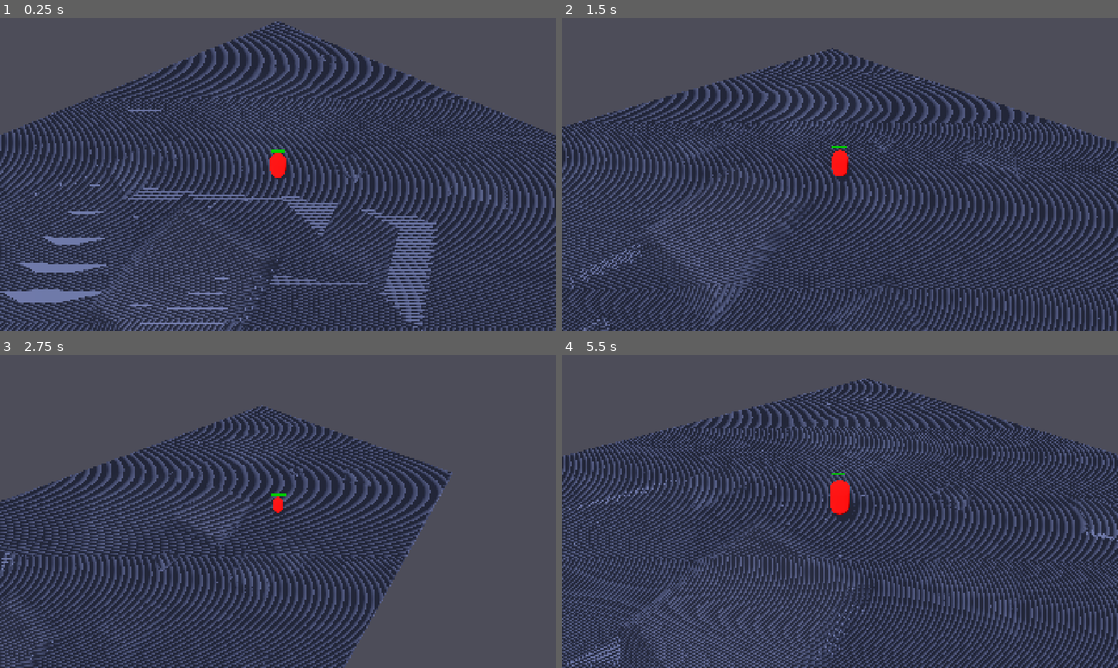
Above: before the commit, frames 1-4 (two rows, left to right).
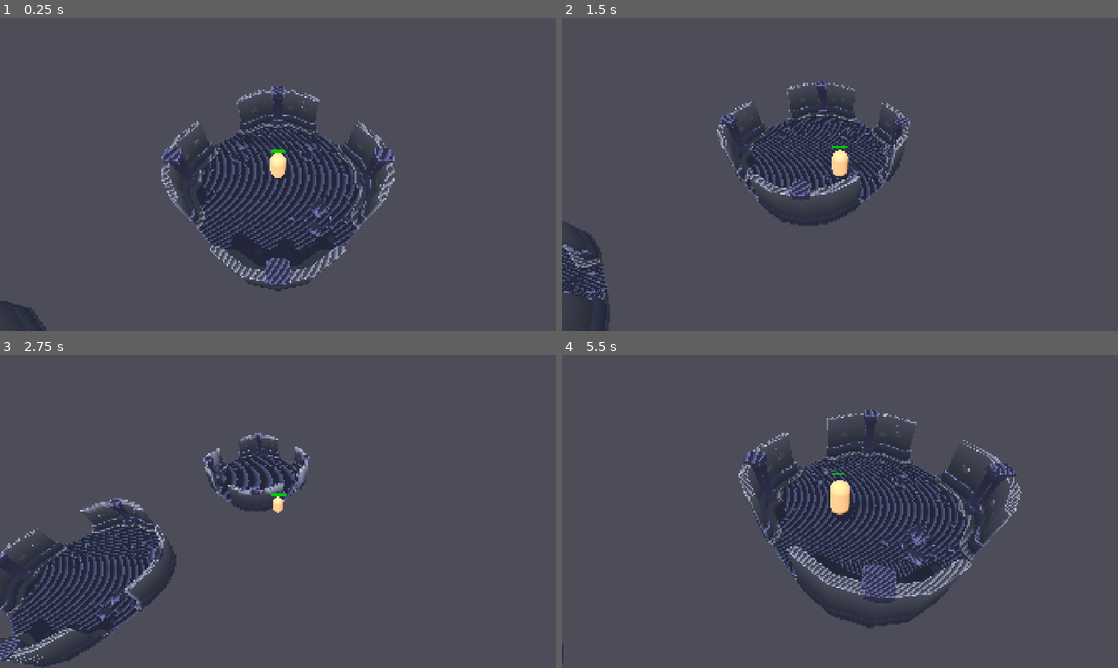
Above: after the commit, the same moments.

Repository: com-terminal-realms/tr-dungeons
Game: Godot game, scene res://scenes/main.tscn
The game is run twice, just before and just after one commit, with the same random seed, the same clock (stepped at 60 frames per second) and the same inputs.
Inputs (mouse positions are in pixels of both pictures, inside the frame that each line leads up to):
- Up to frame 1 (0.25 s): no input
- Up to frame 2 (1.5 s): move the mouse to (962, 158) at 0.52 s; hold D (move_right) 0.53-1.28 s; click (962, 158) at 0.6 s; move the mouse to (728, 190) at 1.27 s; hold S (move_back) from 1.28 s (still down); tap Mouse wheel up (zoom_in) at 1.35 s
- Up to frame 3 (2.75 s): move the mouse to (333, 442) at 2.02 s; release S (move_back) at 2.03 s; hold D (move_right) from 2.03 s (still down); hold Mouse wheel down (zoom_out) from 2.03 s (still down)
- Up to frame 4 (5.5 s): move the mouse to (812, 574) at 2.77 s; release D (move_right) at 2.78 s; release Mouse wheel down (zoom_out) at 2.78 s; hold W (move_forward) 2.78-3.53 s; click (812, 574) at 2.85 s; move the mouse to (1006, 558) at 3.52 s; hold Mouse wheel up (zoom_in) 3.53-4.28 s; hold A (move_left) 3.53-5.03 s; move the mouse to (673, 464) at 4.27 s; tap Mouse wheel down (zoom_out) at 4.35 s; move the mouse to (867, 511) at 5.02 s; hold S (move_back) from 5.03 s (still down); click (867, 511) at 5.1 s

The runs differ from the first frame. In frame 1, 58% of the frame differs, in the area x 0-100%, y 1-100%; in frame 2, 56%; in frame 3, 35%; in frame 4, 56%.

Commit message:
Replace custom walls with Kenney room assets and add character colors
- Use complete room assets: room-small, room-wide, room-large
- Remove custom wall placement (didn't work well)
- Add character type colors:
  - Player (human): tan/peach color (0.9, 0.7, 0.5)
  - Regular enemies (kobolds): light green (0.4, 0.6, 0.2)
  - Boss (orc): dark green (0.2, 0.4, 0.1)
- Update documentation with Kenney asset usage details

Diff:
--- a/apps/game-client/scenes/enemies/enemy_base.tscn
+++ b/apps/game-client/scenes/enemies/enemy_base.tscn
@@ -13,7 +13,7 @@
 height = 1.8
 
 [sub_resource type="StandardMaterial3D" id="Material_enemy"]
-albedo_color = Color(0, 0.5, 1, 1)
+albedo_color = Color(0.4, 0.6, 0.2, 1)
 
 [sub_resource type="CapsuleShape3D" id="CapsuleShape_enemy"]
 radius = 0.4
--- a/apps/game-client/scenes/main.tscn
+++ b/apps/game-client/scenes/main.tscn
@@ -6,6 +6,9 @@
 [ext_resource type="Script" path="res://scripts/camera/isometric_camera.gd" id="3"]
 [ext_resource type="Script" path="res://scripts/utils/performance_monitor.gd" id="4"]
 [ext_resource type="PackedScene" path="res://assets/models/kenney-dungeon/template-floor-detail.glb" id="5"]
+[ext_resource type="PackedScene" path="res://assets/models/kenney-dungeon/room-small.glb" id="6"]
+[ext_resource type="PackedScene" path="res://assets/models/kenney-dungeon/room-wide.glb" id="7"]
+[ext_resource type="PackedScene" path="res://assets/models/kenney-dungeon/room-large.glb" id="8"]
 
 [sub_resource type="BoxMesh" id="BoxMesh_floor"]
 size = Vector3(20, 0.2, 20)
@@ -14,7 +17,7 @@
 size = Vector3(20, 0.2, 20)
 
 [sub_resource type="StandardMaterial3D" id="Material_boss"]
-albedo_color = Color(1, 0, 0, 1)
+albedo_color = Color(0.2, 0.4, 0.1, 1)
 
 [sub_resource type="Environment" id="Environment_default"]
 background_mode = 1
@@ -39,8 +42,8 @@
 [node name="CollisionShape3D" type="CollisionShape3D" parent="NavigationRegion3D/Room1/Floor"]
 shape = SubResource("BoxShape_floor")
 
-[node name="DungeonFloor" parent="NavigationRegion3D/Room1" instance=ExtResource("5")]
-transform = Transform3D(10, 0, 0, 0, 1, 0, 0, 0, 10, 0, 0, 0)
+[node name="DungeonRoom" parent="NavigationRegion3D/Room1" instance=ExtResource("6")]
+transform = Transform3D(1, 0, 0, 0, 1, 0, 0, 0, 1, 0, 0, 0)
 
 [node name="Room2" type="Node3D" parent="NavigationRegion3D"]
 transform = Transform3D(1, 0, 0, 0, 1, 0, 0, 0, 1, 0, 0, 20)
@@ -54,8 +57,8 @@
 [node name="CollisionShape3D" type="CollisionShape3D" parent="NavigationRegion3D/Room2/Floor"]
 shape = SubResource("BoxShape_floor")
 
-[node name="DungeonFloor" parent="NavigationRegion3D/Room2" instance=ExtResource("5")]
-transform = Transform3D(10, 0, 0, 0, 1, 0, 0, 0, 10, 0, 0, 0)
+[node name="DungeonRoom" parent="NavigationRegion3D/Room2" instance=ExtResource("6")]
+transform = Transform3D(1, 0, 0, 0, 1, 0, 0, 0, 1, 0, 0, 0)
 
 [node name="Room3" type="Node3D" parent="NavigationRegion3D"]
 transform = Transform3D(1, 0, 0, 0, 1, 0, 0, 0, 1, 0, 0, 40)
@@ -69,8 +72,8 @@
 [node name="CollisionShape3D" type="CollisionShape3D" parent="NavigationRegion3D/Room3/Floor"]
 shape = SubResource("BoxShape_floor")
 
-[node name="DungeonFloor" parent="NavigationRegion3D/Room3" instance=ExtResource("5")]
-transform = Transform3D(10, 0, 0, 0, 1, 0, 0, 0, 10, 0, 0, 0)
+[node name="DungeonRoom" parent="NavigationRegion3D/Room3" instance=ExtResource("7")]
+transform = Transform3D(1, 0, 0, 0, 1, 0, 0, 0, 1, 0, 0, 0)
 
 [node name="Enemy1" parent="NavigationRegion3D/Room3" instance=ExtResource("2")]
 transform = Transform3D(1, 0, 0, 0, 1, 0, 0, 0, 1, 0, 1, 0)
@@ -87,8 +90,8 @@
 [node name="CollisionShape3D" type="CollisionShape3D" parent="NavigationRegion3D/Room4/Floor"]
 shape = SubResource("BoxShape_floor")
 
-[node name="DungeonFloor" parent="NavigationRegion3D/Room4" instance=ExtResource("5")]
-transform = Transform3D(10, 0, 0, 0, 1, 0, 0, 0, 10, 0, 0, 0)
+[node name="DungeonRoom" parent="NavigationRegion3D/Room4" instance=ExtResource("7")]
+transform = Transform3D(1, 0, 0, 0, 1, 0, 0, 0, 1, 0, 0, 0)
 
 [node name="Enemy1" parent="NavigationRegion3D/Room4" instance=ExtResource("2")]
 transform = Transform3D(1, 0, 0, 0, 1, 0, 0, 0, 1, -5, 1, 0)
@@ -108,8 +111,8 @@
 [node name="CollisionShape3D" type="CollisionShape3D" parent="NavigationRegion3D/Room5/Floor"]
 shape = SubResource("BoxShape_floor")
 
-[node name="DungeonFloor" parent="NavigationRegion3D/Room5" instance=ExtResource("5")]
-transform = Transform3D(10, 0, 0, 0, 1, 0, 0, 0, 10, 0, 0, 0)
+[node name="DungeonRoom" parent="NavigationRegion3D/Room5" instance=ExtResource("8")]
+transform = Transform3D(1, 0, 0, 0, 1, 0, 0, 0, 1, 0, 0, 0)
 
 [node name="Boss" parent="NavigationRegion3D/Room5" instance=ExtResource("2")]
 transform = Transform3D(2, 0, 0, 0, 2, 0, 0, 0, 2, 0, 2, 0)
--- a/apps/game-client/scenes/player/player.tscn
+++ b/apps/game-client/scenes/player/player.tscn
@@ -11,7 +11,7 @@
 height = 2.0
 
 [sub_resource type="StandardMaterial3D" id="Material_player"]
-albedo_color = Color(1, 0, 0, 1)
+albedo_color = Color(0.9, 0.7, 0.5, 1)
 
 [sub_resource type="CapsuleShape3D" id="CapsuleShape_player"]
 radius = 0.5
Not shown, changed: .kiro/steering/project-standards.md
Not shown, changed: apps/game-client/README.md
